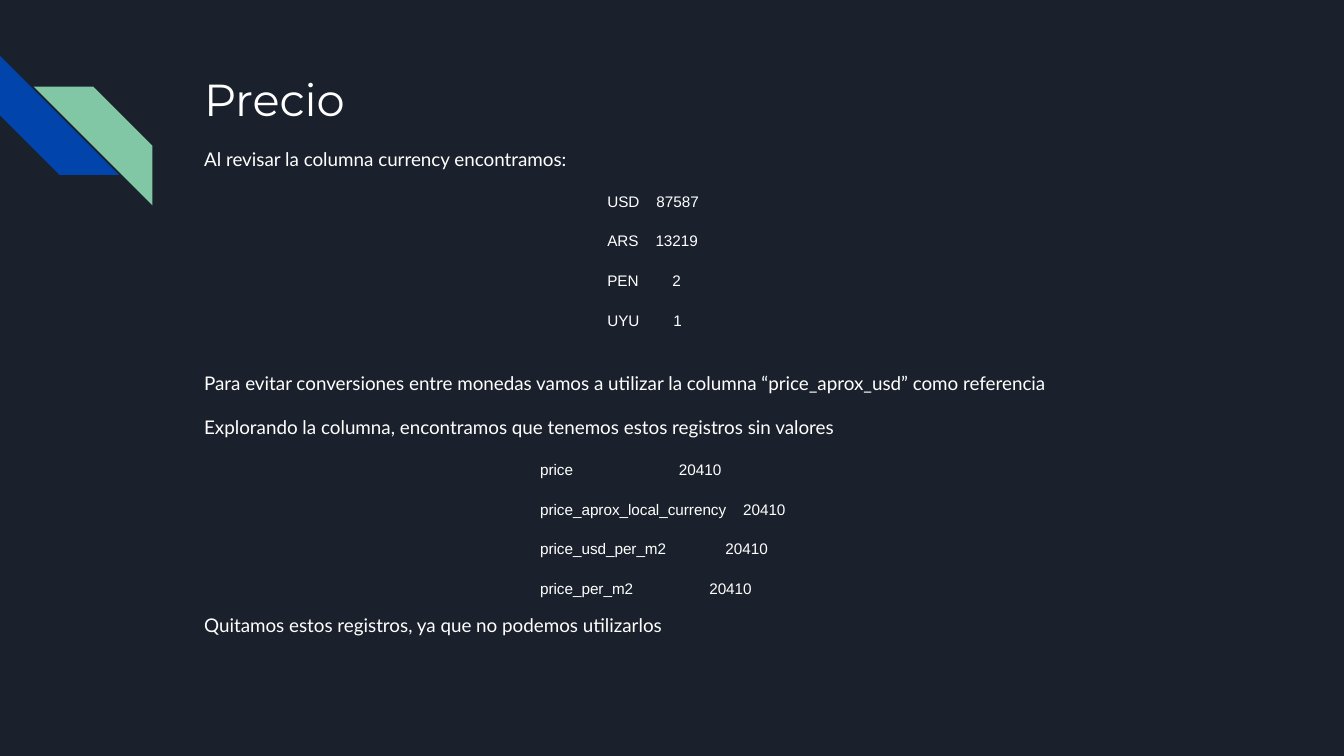
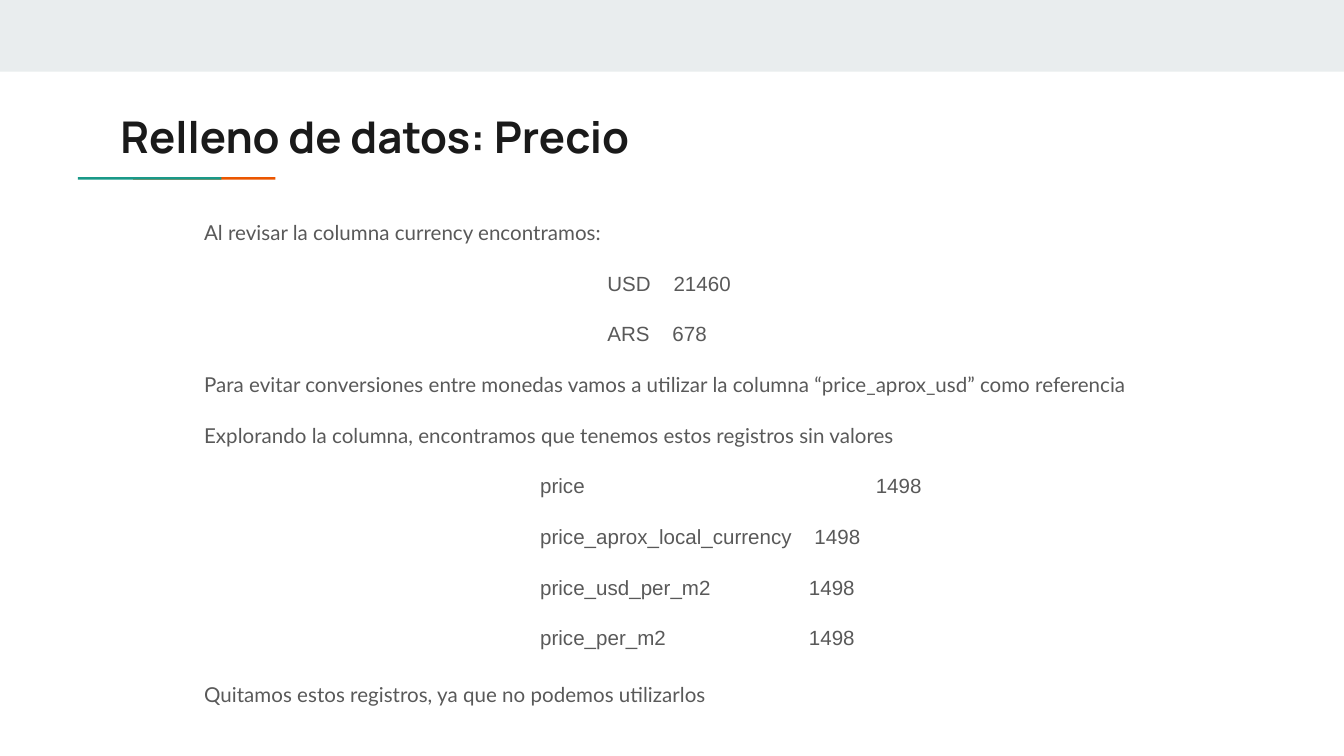
Before and after one commit to casagrandeale/TPDigitalHouse, a slide deck: slide 6 of tp/slides/TP Limpieza.pptx (slide 2 before the commit). Drawn at 1344x756 pixels with LibreOffice and Linux fonts; fonts in the diff are those of the drawing. Boxes give left, top, right and bottom in pixels: in the first picture for what was removed or moved away, otherwise in the second. Text is boxed around its words. In the diff, an @@ line names an element or a change of style, - is before the commit and + after.

Commit message:
Actualización de la presentación
Se modificó la notebook para seguir la presentación, y se ordenó la misma.
Para reducir los tiempos y valores a completar, primero se achica el dataset a Capital federal. Los valores en la presentación fueron actualizados para los nulos que arroja ahora la notebook.
Se agregaron gráficos boxplot para los outliers. Se agregaron otros análisis para ver outliers pero no están reflejados en la presentación.
Se filtraron las superficies mayores a 2000 m2.
En la presentación se agregaron los barrios más baratos por metro cuadrado.

```diff
--- a/tp/slides/TP Limpieza.pptx
+++ b/tp/slides/TP Limpieza.pptx
@@ background #1B212C to #FFFFFF @@
@@ rectangle added at (0, 0, 1344, 71), fill #E9EDEE @@
@@ diag stripe removed at (0, 56, 118, 175) @@
@@ diag stripe removed at (34, 86, 152, 204) @@
@@ title at (120, 121, 629, 154): text changed; size 24 to 23.4 pt; font Montserrat to Manrope; text colour #FFFFFF to #1A1A1A; bold on @@
-Precio
+Relleno de datos: Precio
@@ rectangle added at (122, 175, 177, 181), fill #1A9988 @@
@@ rectangle added at (176, 175, 231, 181), fill #EB5600 @@
@@ text "Al revisar la columna currency ...": place and size @@
-text "Al revisar la columna currency ..." at (204, 152, 1045, 636)
+text "Al revisar la columna currency ..." at (204, 225, 1125, 706)
@@ text at (204, 225, 1125, 706): size 10.1 to 11 pt, text colour #FFFFFF to #595959 in "Al revisar la columna currency encontramos:", "Para evitar conversiones entre monedas vamos a ...", "Explorando la columna, encontramos que tenemos estos ...", "Quitamos estos registros, ya que no podemos ..."; line spacing 0.95 to 1.15 @@
@@ text at (607, 276, 731, 341): text changed; size 8.1 to 11 pt; text colour #FFFFFF to #595959 @@
-USD 87587
-ARS 13219
-PEN 2
-UYU 1
+USD 21460
+ARS 678
@@ text at (540, 478, 922, 650): text changed; size 8.1 to 11 pt; text colour #FFFFFF to #595959 @@
-price 20410
-price_aprox_local_currency 20410
-price_usd_per_m2 20410
-price_per_m2 20410
+price 1498
+price_aprox_local_currency 1498
+price_usd_per_m2 1498
+price_per_m2 1498
```
Also in this commit, not shown: 2 other slides changed, 17 slides added, 3 slides removed, 1 other file.
